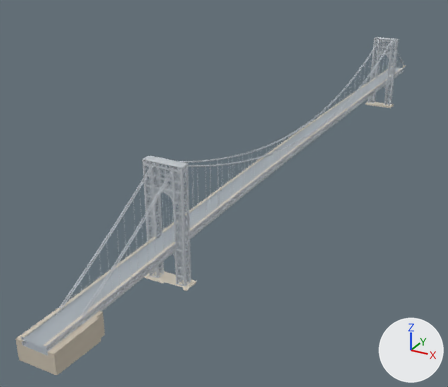
An edit to the glTF model models/nyc-george-washington-bridge.detail.glb, drawn before and after from the same camera.
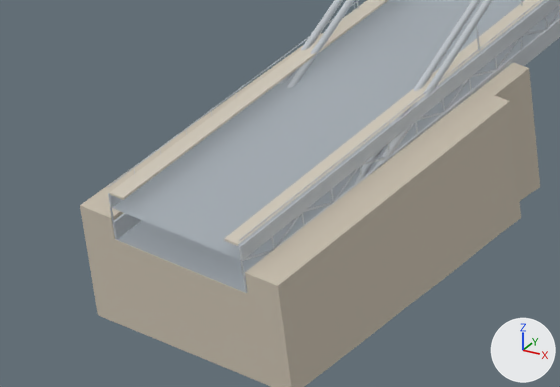
Each version is shown whole from a 50 mm camera at (436.0, -1165.0, 473.0) aimed at (-116.0, -161.0, -29.0), then close up on the part from 0% to 24% of the width and 77% to 97% of the height. Lighting does not change. The marker at lower right points along +X, +Y and +Z. The last two pictures show the newer version. Vertices at exactly the same position are counted once.

The first close-up shows 'George Washington Bridge'.
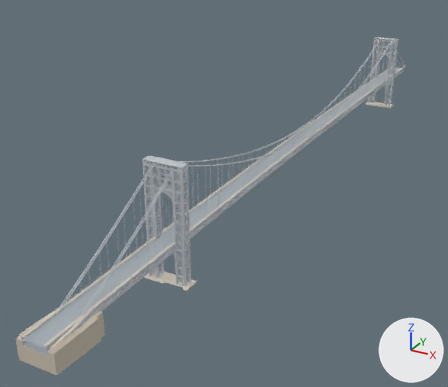
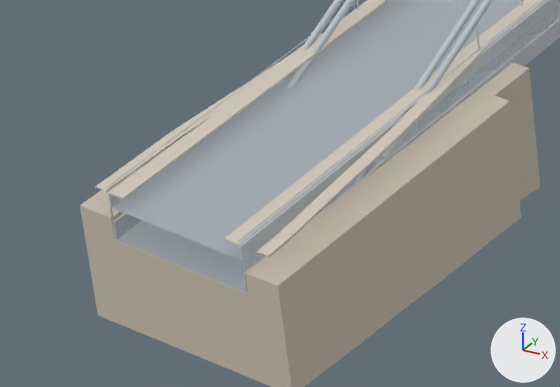
Commit message: George Washington Bridge: sidewalks flare out over the New York anchorage

Edits to the bpy script that builds the scene:
```text
Change me_george_washington_bridge:
    used by ob_george_washington_bridge; location = (0.0, 0.0, 0.0)
    remove me_george_washington_bridge.from_pydata(...)  # 19598 vertices, 27321 faces; spans x -36.0..36.0, y -789.0..716.0, z 0.0..184.0
    add me_george_washington_bridge.from_pydata(...)  # 19702 vertices, 27399 faces; spans x -36.0..36.0, y -789.0..716.0, z 0.0..184.0
    me_george_washington_bridge part 1
    90 vertices are added at x -22.0..26.0, y -789.0..-719.0, z 66.0..68.0
    8 new vertices lie (-1.0, 12.0, 1.0) away from vertices in x 16.0..23.0, y -758.0..-722.0, z 66.0..67.0
    6 new vertices lie (2.0, -12.0, -1.0) away from vertices in x 16.0..24.0, y -769.0..-722.0, z 67.0..68.0
    78 new faces join them, mat_pier_concrete (pale yellow #d3cbbc)
```

What differs and where, as boxes [x1, y1, x2, y2] in the close-ups (560 x 387 px):
part 1 of me_george_washington_bridge, added
    after: [95, 24, 491, 258]
